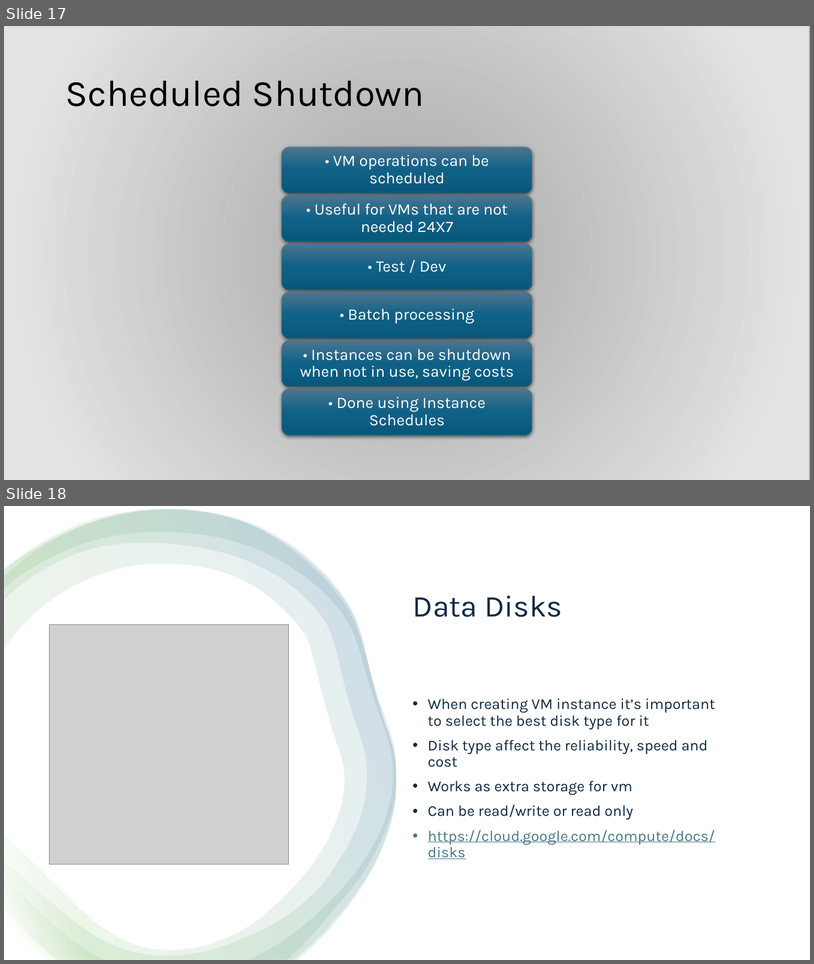
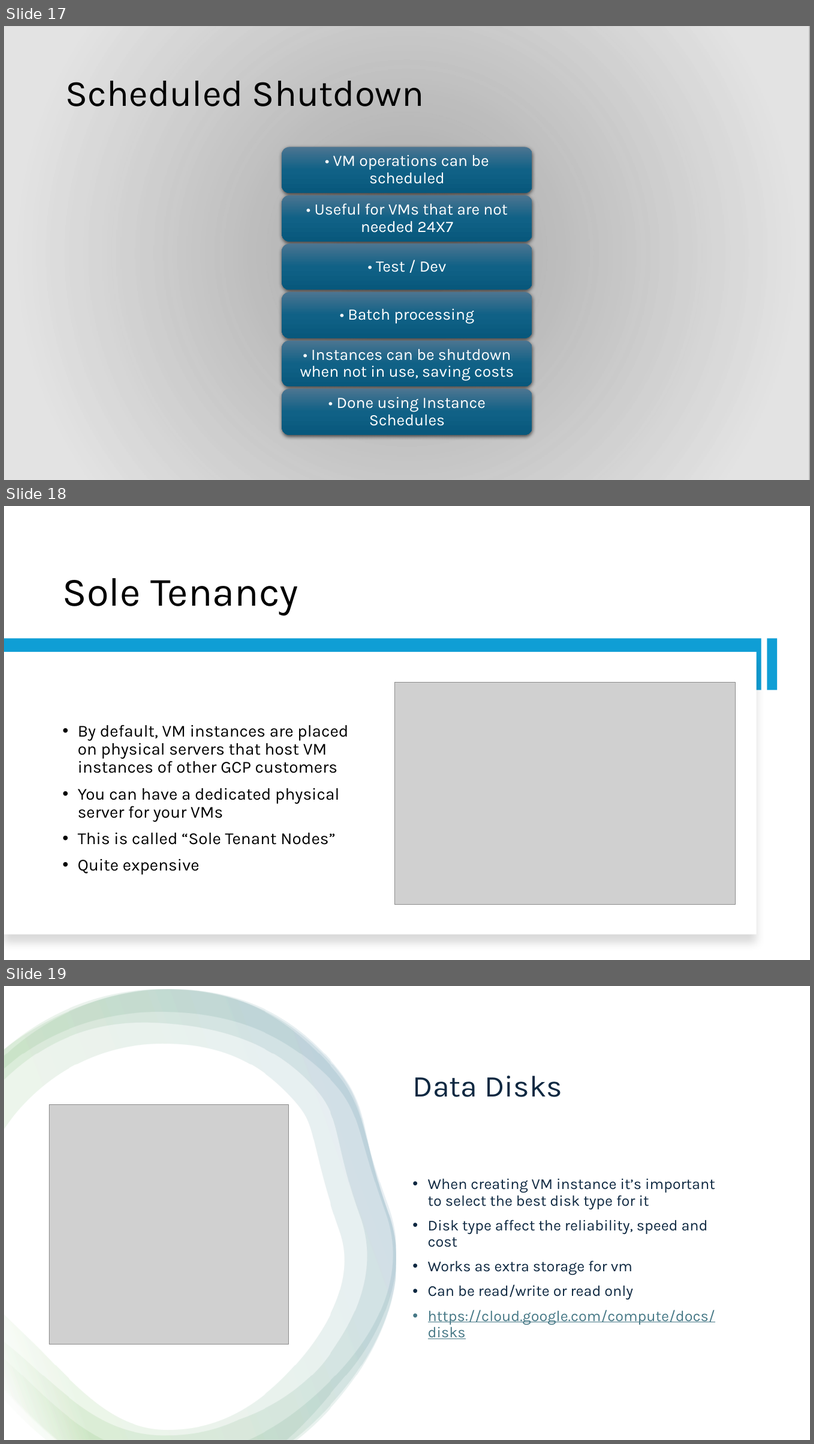
Before and after one commit to lkdrall/GCP-Professional, a slide deck: Module-2 Project, Compute.pptx. Shown one above the other, each under a label of ours: slides 17 and 18 before the commit, slides 17, 18 and 19 after it. The pictures are 814x964 and 814x1444 pixels, drawn with LibreOffice and Linux fonts; fonts in the diff are those of the drawing; grey boxes stand for pictures; background and template pictures are left out; a plain dark background stands for a picture behind light text. Boxes give left, top, right and bottom in pixels: in the first picture for what was removed or moved away, otherwise in the second. Text is boxed around its words. In the diff, an @@ line names an element or a change of style, - is before the commit and + after.

```diff
--- a/Module-2 Project, Compute.pptx
+++ b/Module-2 Project, Compute.pptx
@@ slide 18 added at [4,506,810,960], background #FFFFFF @@
@@ title added at [63,578,299,616], 48 pt, text #000000 @@
+Sole Tenancy
@@ rectangle added at [4,639,762,690], fill #0F9ED5 @@
@@ rectangle added at [767,639,778,690], fill #0F9ED5 @@
@@ rectangle added at [4,652,757,934], fill #FFFFFF @@
@@ picture added at [395,682,735,904] @@
@@ text added at [78,724,348,874], 20 pt, text #000000 @@
+• By default, VM instances are placed on physical servers that host VM instances of other GCP customers
+• You can have a dedicated physical server for your VMs
+• This is called “Sole Tenant Nodes”
+• Quite expensive
@@ what was slide 18 is now slide 19 @@
```
Also in this commit, not shown: 4 other slides added, 1 other file.
